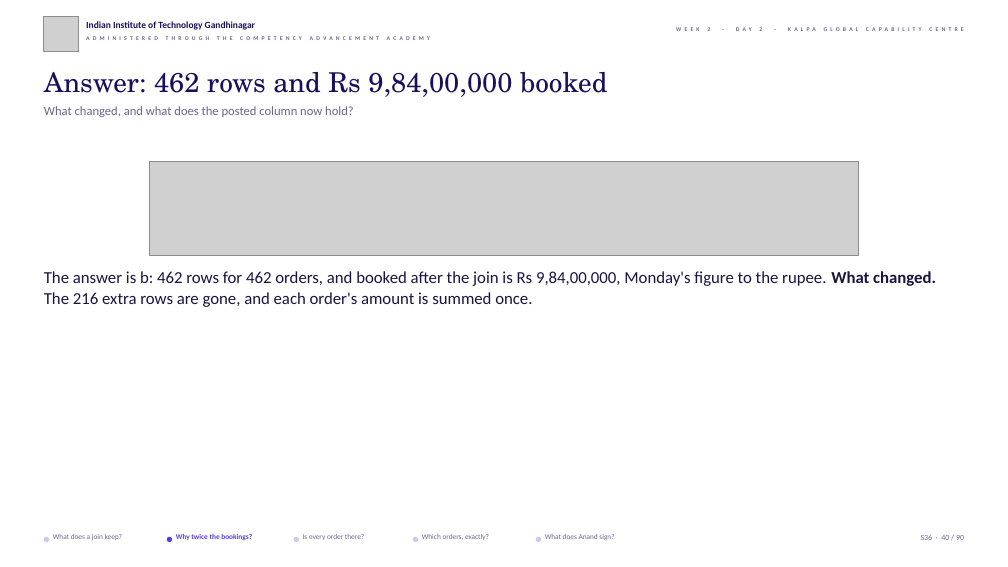
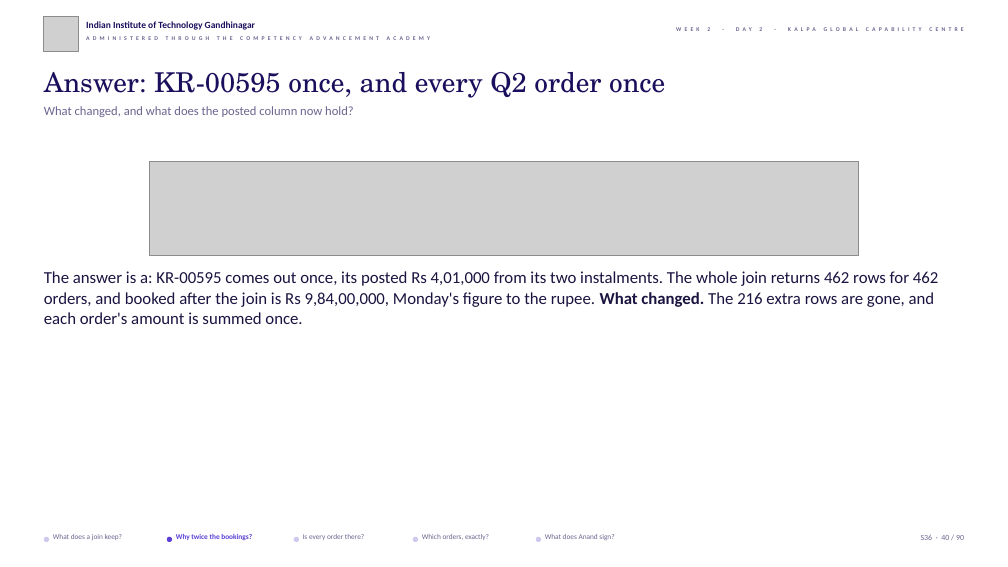
Before and after one commit to fde-academy-lab/c2-content-factory, a slide deck: slide 40 of content/W02/D2/slides/C2_W02_D02_half1_STUDENT.pptx. Drawn at 1008x567 pixels with LibreOffice and Linux fonts; fonts in the diff are those of the drawing; grey boxes stand for pictures; background and template pictures are left out. Boxes give left, top, right and bottom in pixels: in the first picture for what was removed or moved away, otherwise in the second. Text is boxed around its words. In the diff, an @@ line names an element or a change of style, - is before the commit and + after.

```diff
--- a/content/W02/D2/slides/C2_W02_D02_half1_STUDENT.pptx
+++ b/content/W02/D2/slides/C2_W02_D02_half1_STUDENT.pptx
@@ text at [44,72,665,98]: text changed @@
-Answer: 462 rows and Rs 9,84,00,000 booked
+Answer: KR-00595 once, and every Q2 order once
@@ text at [44,271,938,324]: text changed @@
-The answer is b: 462 rows for 462 orders, and booked after the join is Rs 9,84,00,000, Monday's figure to the rupee. What changed. The 216 extra rows are gone, and each order's amount is summed once.
+The answer is a: KR-00595 comes out once, its posted Rs 4,01,000 from its two instalments. The whole join returns 462 rows for 462 orders, and booked after the join is Rs 9,84,00,000, Monday's figure to the rupee. What changed. The 216 extra rows are gone, and each order's amount is summed once.
```
Also in this commit, not shown: 13 other slides changed, 34 other files.
